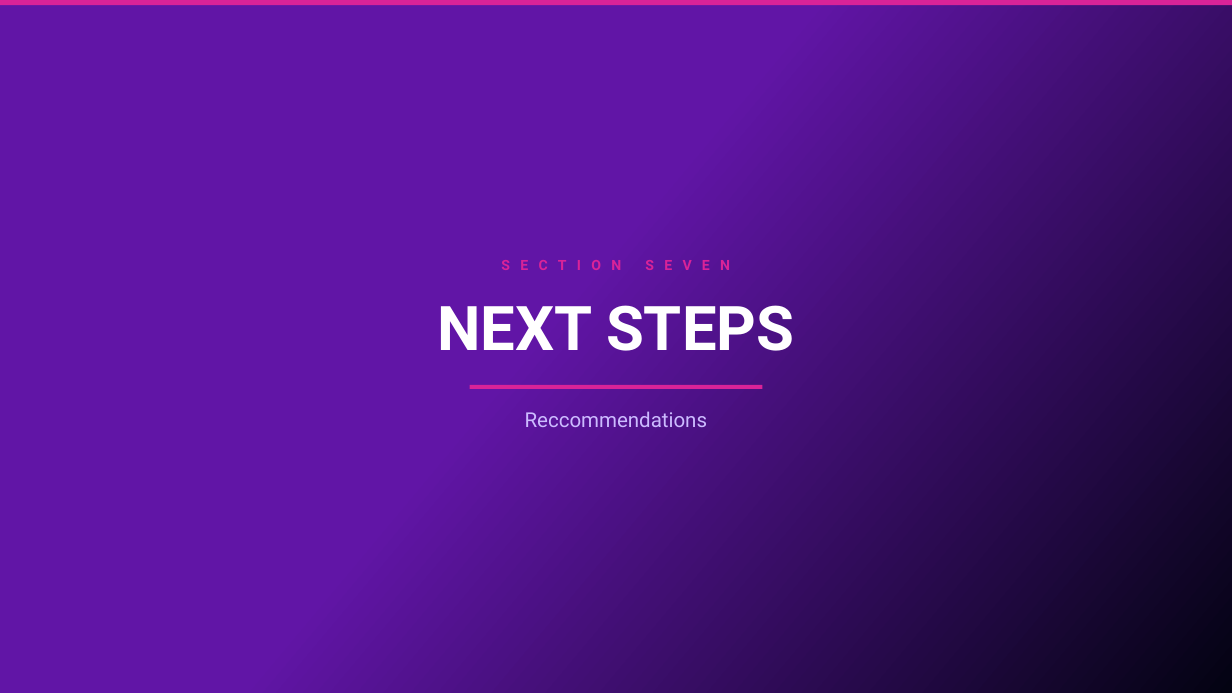
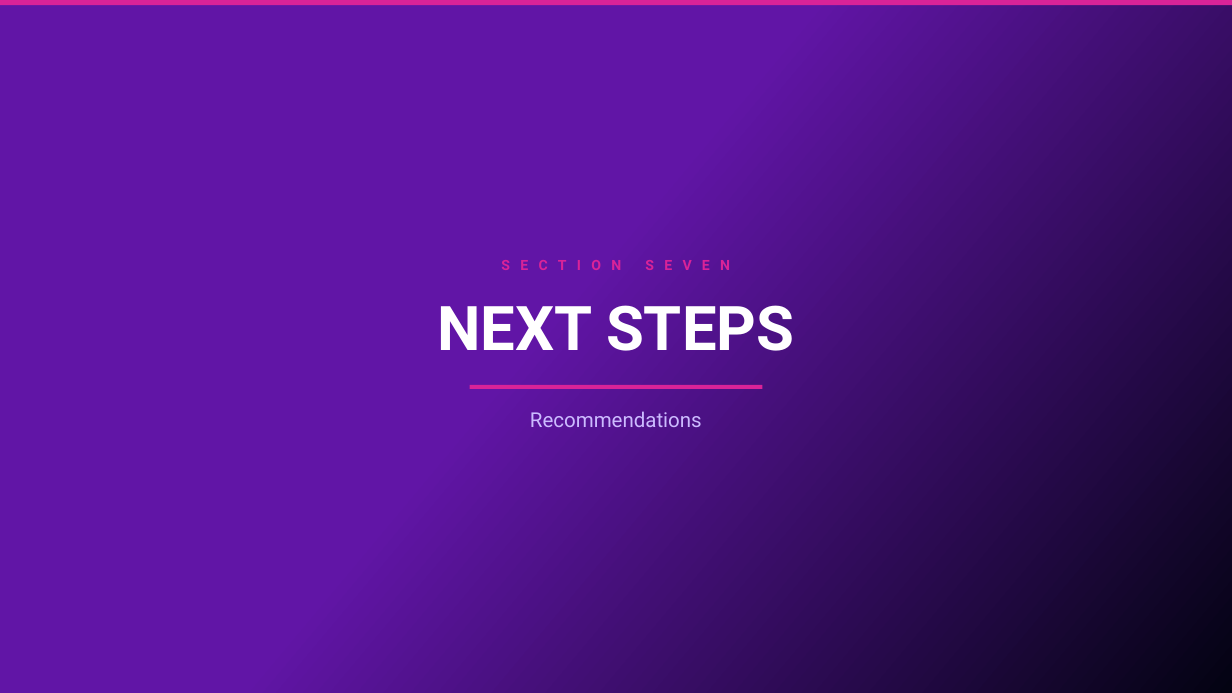
Before and after one commit to oresanniowo-beep/EBR-Gen-v2, a slide deck: slide 35 of EBR_Template.pptx. Drawn at 1232x693 pixels with LibreOffice and Linux fonts; fonts in the diff are those of the drawing. Boxes give left, top, right and bottom in pixels: in the first picture for what was removed or moved away, otherwise in the second. Text is boxed around its words. In the diff, an @@ line names an element or a change of style, - is before the commit and + after.

```diff
--- a/EBR_Template.pptx
+++ b/EBR_Template.pptx
@@ text at (530,411,702,427): text changed @@
-Reccommendations
+Recommendations
```
Also in this commit, not shown: 7 other slides changed.
